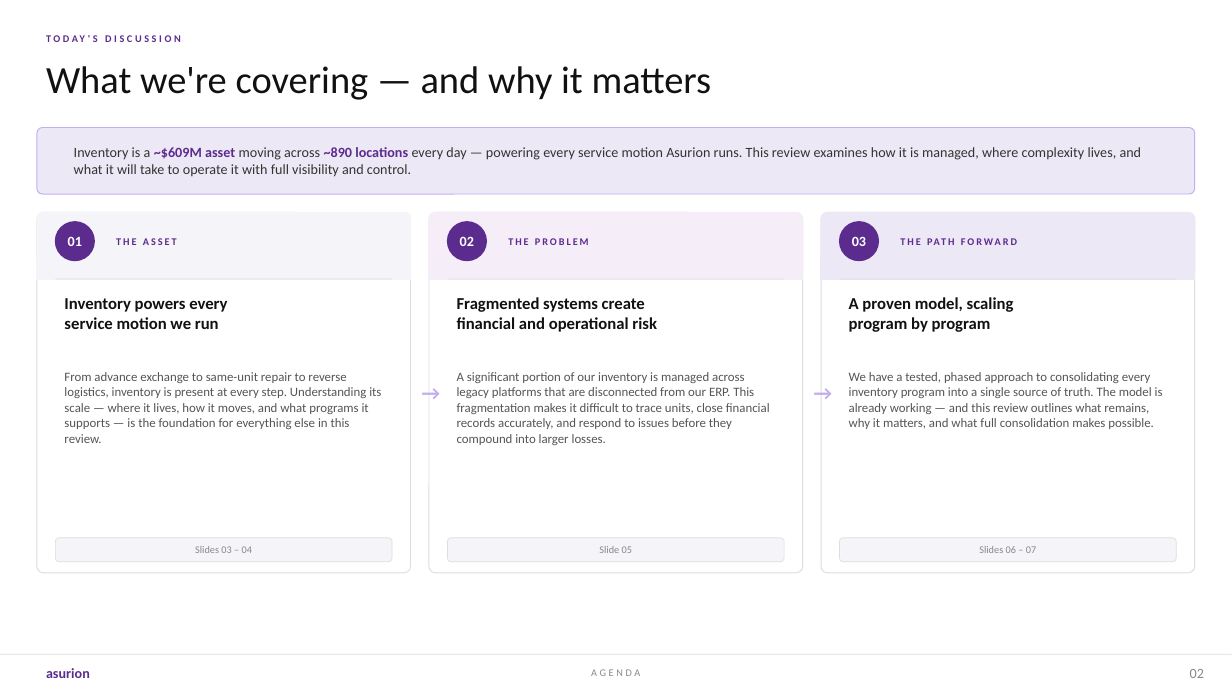
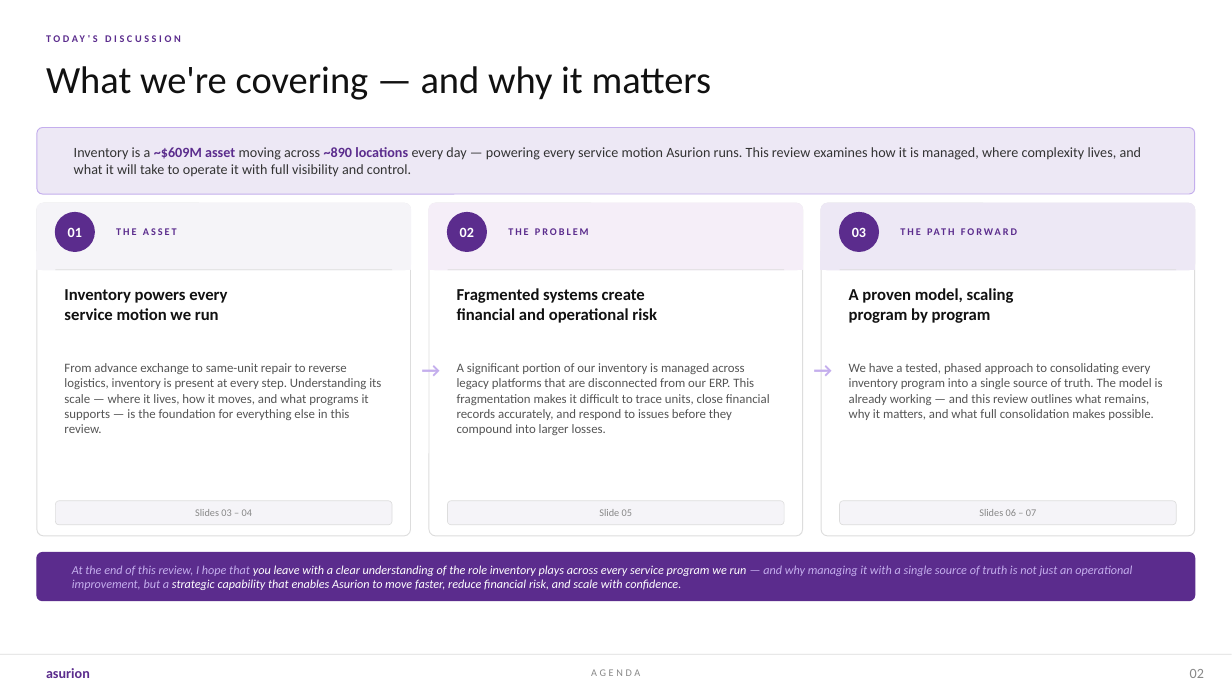
Before and after one commit to pritchardbna/my-portfolio, a slide deck: slide 2 of public/Inventory-at-Asurion.pptx. Drawn at 1232x693 pixels with LibreOffice and Linux fonts; fonts in the diff are those of the drawing. Boxes give left, top, right and bottom in pixels: in the first picture for what was removed or moved away, otherwise in the second. Text is boxed around its words. In the diff, an @@ line names an element or a change of style, - is before the commit and + after.

```diff
--- a/public/Inventory-at-Asurion.pptx
+++ b/public/Inventory-at-Asurion.pptx
@@ proportions changed in 3 elements at box(429, 203, 802, 536), box(822, 203, 1195, 536), box(37, 203, 410, 536) @@
@@ rounded rectangle: place and size @@
-rounded rectangle at box(37, 213, 410, 573)
+rounded rectangle at box(37, 203, 410, 536)
@@ rounded rectangle: place and size @@
-rounded rectangle at box(429, 213, 802, 573)
+rounded rectangle at box(429, 203, 802, 536)
@@ rounded rectangle: place and size @@
-rounded rectangle at box(822, 213, 1195, 573)
+rounded rectangle at box(822, 203, 1195, 536)
@@ 12 texts, 3 rounded rectangles, 3 rectangles, 3 ellipses, 3 lines: place and size @@
-12 texts, 3 rounded rectangles, 3 rectangles, 3 ellipses, 3 lines at box(37, 213, 1195, 445)
+12 texts, 3 rounded rectangles, 3 rectangles, 3 ellipses, 3 lines at box(37, 203, 1195, 435)
@@ text "→": place and size @@
-text "→" at box(412, 376, 442, 409)
+text "→" at box(412, 353, 442, 386)
@@ text "→": place and size @@
-text "→" at box(805, 376, 835, 409)
+text "→" at box(805, 353, 835, 386)
@@ 3 texts, 3 rounded rectangles: place and size @@
-3 texts, 3 rounded rectangles at box(55, 538, 1177, 562)
+3 texts, 3 rounded rectangles at box(55, 501, 1177, 525)
@@ rounded rectangle added at box(37, 553, 1195, 601), fill #5B2C8D, outline #5B2C8D 1 pt @@
@@ text added at box(72, 565, 1132, 590), 9.5 pt, text #FFFFFF, italic @@
+At the end of this review, I hope that you leave with a clear understanding of the role inventory plays across every service program we run — and why managing it with a single source of truth is not just an operational improvement, but a strategic capability that enables Asurion to move faster, reduce financial risk, and scale with confidence.
```
Also in this commit, not shown: 1 other file.
